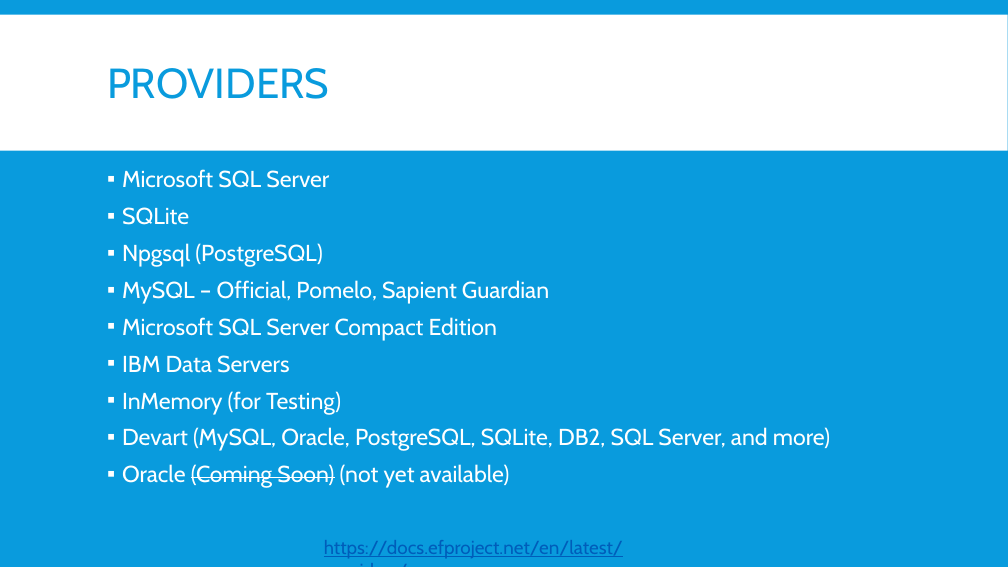
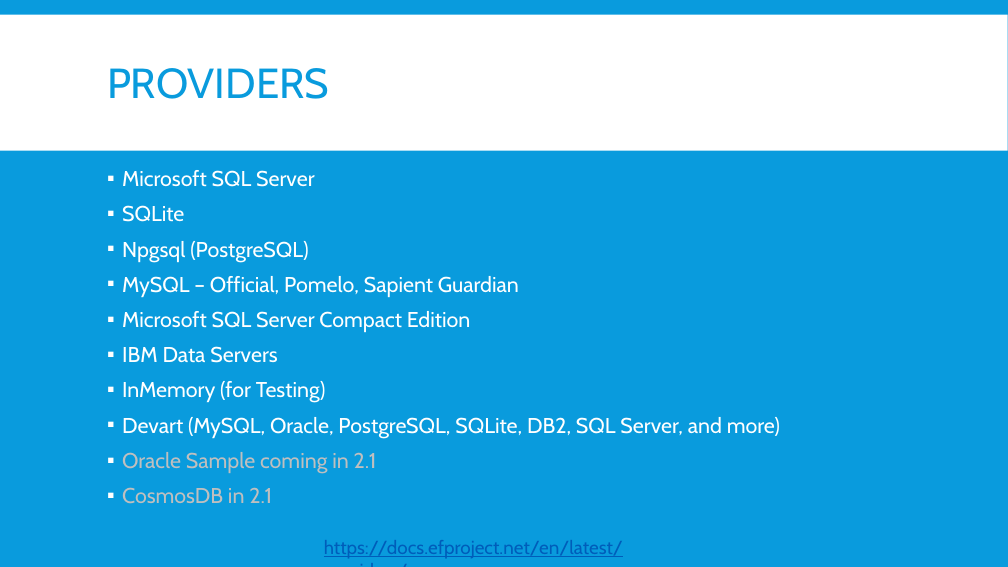
Before and after one commit to jwooley/EfCore, a slide deck: slide 15 of EfCoreGettingStarted.pptx (slide 12 before the commit). Drawn at 1008x567 pixels with LibreOffice and Linux fonts; fonts in the diff are those of the drawing. Boxes give left, top, right and bottom in pixels: in the first picture for what was removed or moved away, otherwise in the second. Text is boxed around its words. In the diff, an @@ line names an element or a change of style, - is before the commit and + after.

```diff
--- a/EfCoreGettingStarted.pptx
+++ b/EfCoreGettingStarted.pptx
@@ text at [122,170,780,439]: size 22 to 20.4 pt in "Microsoft SQL Server", "SQLite", "Npgsql (PostgreSQL)", "MySQL – Official, Pomelo, Sapient Guardian" and 4 more places @@
@@ text at [122,452,377,504]: text changed; size 22 to 20.4 pt; text colour #FFFFFF to #BFBFBF @@
-▪ Oracle (Coming Soon) (not yet available)
+▪ Oracle Sample coming in 2.1
+▪ CosmosDB in 2.1
```
Also in this commit, not shown: 3 other slides changed, 3 slides added.
